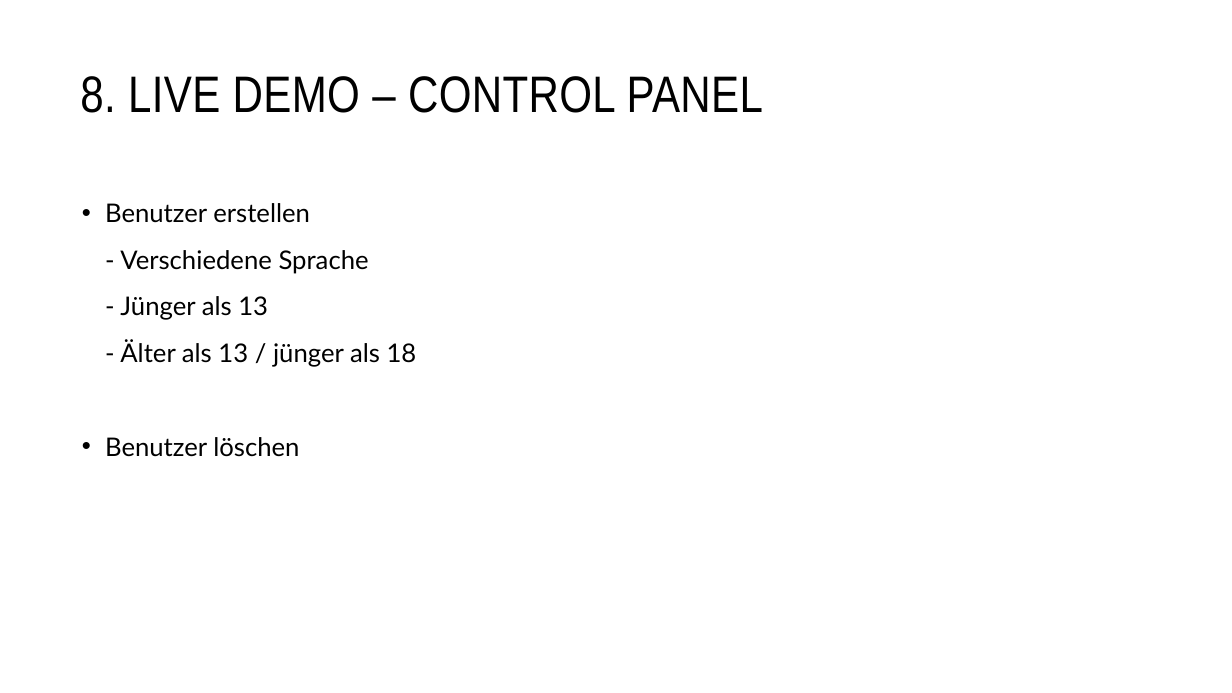
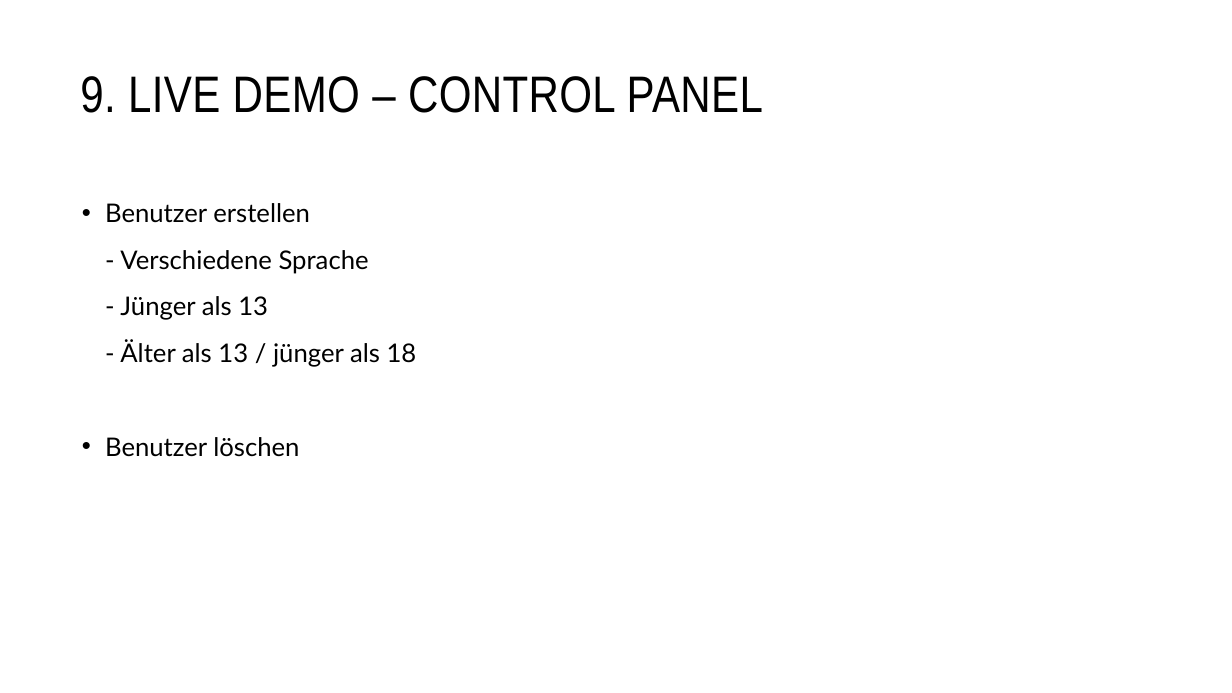
Before and after one commit to malu254/Eifrige-Otter-PM, a slide deck: slide 22 of Abgabe/Dokumentation/Präsentation.pptx. Drawn at 1232x693 pixels with LibreOffice and Linux fonts; fonts in the diff are those of the drawing. Boxes give left, top, right and bottom in pixels: in the first picture for what was removed or moved away, otherwise in the second. Text is boxed around its words. In the diff, an @@ line names an element or a change of style, - is before the commit and + after.

```diff
--- a/Abgabe/Dokumentation/Präsentation.pptx
+++ b/Abgabe/Dokumentation/Präsentation.pptx
@@ title at [80, 76, 763, 113]: text changed @@
-8. LIVE DEMO – CONTROL PANEL
+9. LIVE DEMO – CONTROL PANEL
```
Also in this commit, not shown: 14 other slides changed, 1 slide added, 1 slide removed.
